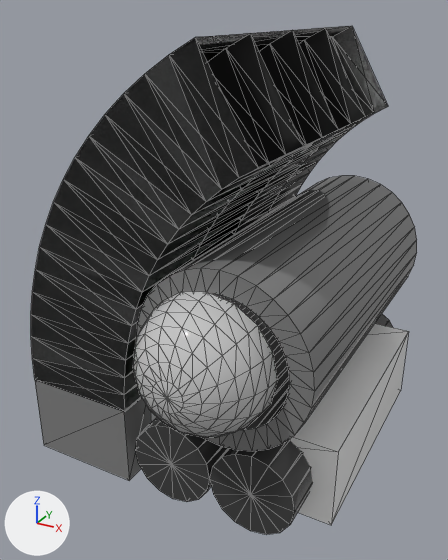
The glTF model public/assets/Duster.glb as it was, and as the next commit left it.
One viewpoint serves both versions: a 50 mm lens placed at (6.93, -12.73, 10.44), pointed at (0.24, -0.57, 4.36). The lights are fixed; the arrows at lower left show +X, +Y and +Z. Mesh edges are drawn as thin lines.

Names of what the first picture shows: 'Asset3DLoader.sceneRoot'.
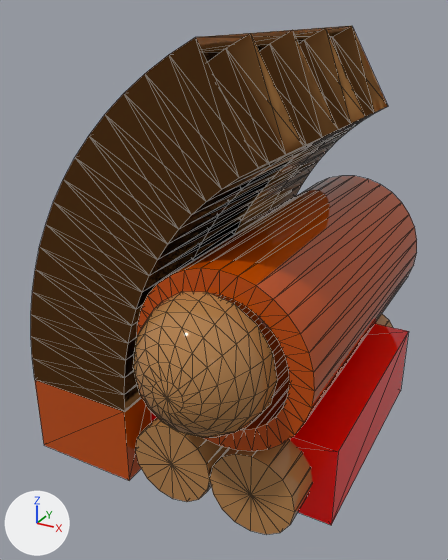
Commit message: update in-game .glb meshes with new materials

The change, as a diff of the scene's bpy script:
```diff
--- a/public/assets/Duster.glb.py
+++ b/public/assets/Duster.glb.py
@@ mat_material_0 @@
 mat_material_0 = principled_material('Material_0')
-mat_material_0.base_color = (0.586, 0.586, 0.586)  # light grey #c9c9c9
+mat_material_0.base_color = (0.459, 0.22, 0.0718)  # orange #b4814c
 mat_material_0.roughness = 0.0
@@ mat_material_1 @@
 mat_material_1 = principled_material('Material_1')
-mat_material_1.base_color = (0.0478, 0.0478, 0.0478)  # black #3e3e3e
+mat_material_1.base_color = (0.459, 0.22, 0.0718)  # orange #b4814c
 mat_material_1.roughness = 0.0
@@ mat_material_2 @@
 mat_material_2 = principled_material('Material_2')
-mat_material_2.base_color = (0.216, 0.216, 0.216)  # grey #808080
+mat_material_2.base_color = (0.53, 0.0718, 0.0)  # orange #c04c00
 mat_material_2.roughness = 0.0
@@ mat_material_3 @@
 mat_material_3 = principled_material('Material_3')
-mat_material_3.base_color = (1.0, 1.0, 1.0)  # white #ffffff
+mat_material_3.base_color = (1.0, 0.0, 0.0)  # red #ff0000
 mat_material_3.roughness = 0.0
@@ mat_material_4 @@
 mat_material_4 = principled_material('Material_4')
-mat_material_4.base_color = (0.22, 0.22, 0.22)  # grey #818181
+mat_material_4.base_color = (0.53, 0.0718, 0.0)  # orange #c04c00
 mat_material_4.roughness = 0.0
```

Where the change shows, as pixel boxes (x1, y1, x2, y2) in the pictures (448 x 560 px):
'Asset3DLoader.sceneRoot', recoloured: (31, 26, 417, 534) in both
